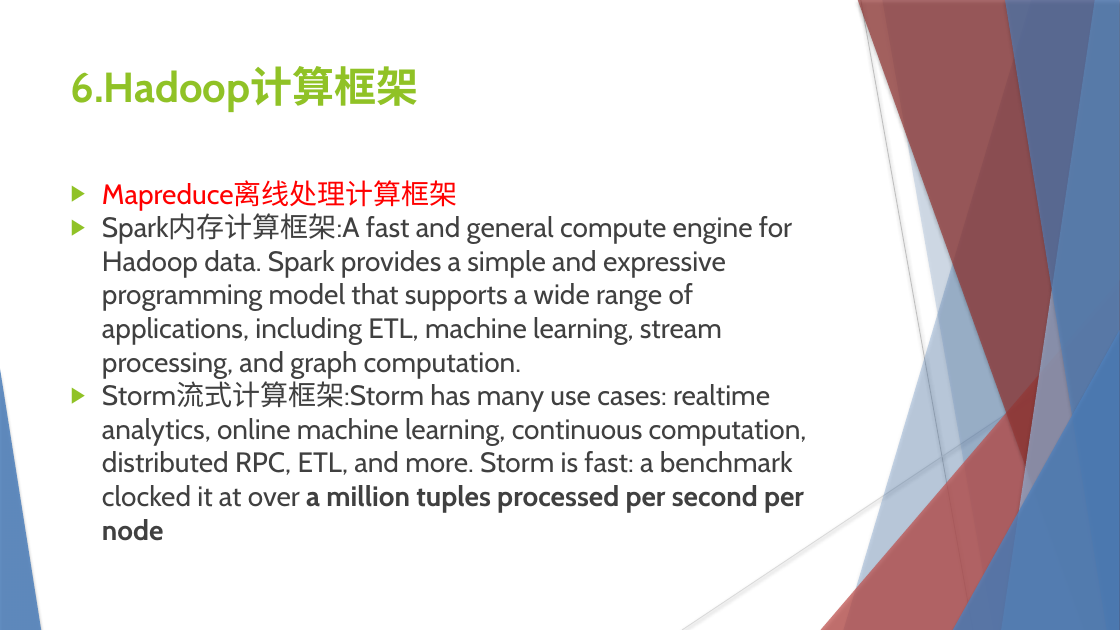
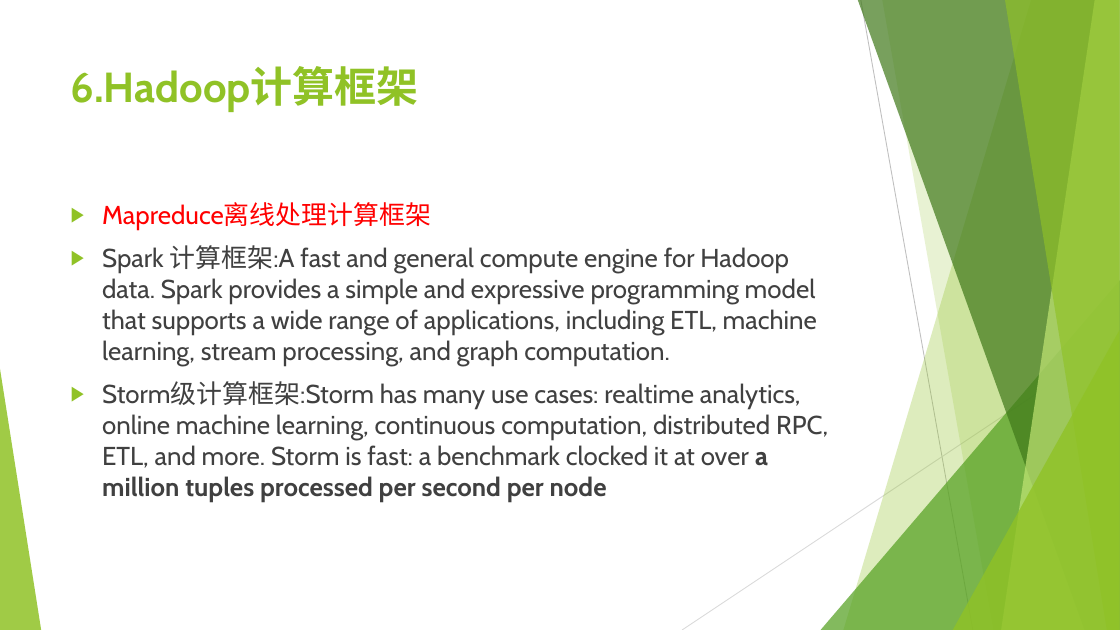
Before and after one commit to YunKillerE/learning-record, a slide deck: slide 38 of HADOOP.pptx. Drawn at 1120x630 pixels with LibreOffice and Linux fonts; fonts in the diff are those of the drawing. Boxes give left, top, right and bottom in pixels: in the first picture for what was removed or moved away, otherwise in the second. Text is boxed around its words. In the diff, an @@ line names an element or a change of style, - is before the commit and + after.

Commit message:
modify hadoop.pptx error

```diff
--- a/HADOOP.pptx
+++ b/HADOOP.pptx
@@ freeform shape at (844, 0, 1120, 630): fill #4F81BD at 30% opacity to #90C226 at 30% opacity; shadow off @@
@@ freeform shape at (858, 0, 1120, 630): fill #953735 at 70% opacity to #3F7819 at 70% opacity; shadow off @@
@@ line (861, 0) - (973, 630): stroke #BFBFBF 0.74 pt to #BFBFBF 0.75 pt @@
@@ freeform shape at (882, 0, 1120, 630): fill #4F81BD at 20% opacity to #90C226 at 20% opacity; shadow off; outline redrawn @@
@@ freeform shape at (1002, 0, 1120, 630): fill #95B3D7 at 70% opacity to #C0E474 at 70% opacity; shadow off @@
@@ freeform shape at (1005, 0, 1120, 630): fill #4F81BD at 65% opacity to #90C226 at 65% opacity; shadow off @@
@@ text at (102, 203, 431, 230): size 24 to 22.2 pt in "Mapreduce离线处理计算框架"; indent changed; more space between paragraphs @@
@@ text at (102, 245, 828, 502): text changed; size 24 to 22.2 pt @@
-▶ Spark内存计算框架:A fast and general compute engine for Hadoop data. Spark provides a simple and expressive programming model that supports a wide range of applications, including ETL, machine learning, stream processing, and graph computation.
-▶ Storm流式计算框架:Storm has many use cases: realtime analytics, online machine learning, continuous computation, distributed RPC, ETL, and more. Storm is fast: a benchmark clocked it at over a million tuples processed per second per node
+▶ Spark 计算框架:A fast and general compute engine for Hadoop data. Spark provides a simple and expressive programming model that supports a wide range of applications, including ETL, machine learning, stream processing, and graph computation.
+▶ Storm级计算框架:Storm has many use cases: realtime analytics, online machine learning, continuous computation, distributed RPC, ETL, and more. Storm is fast: a benchmark clocked it at over a million tuples processed per second per node
@@ triangle at (821, 280, 1120, 630): fill #C0504D at 72% opacity to #54A021 at 72% opacity; shadow off @@
@@ line (1120, 339) - (682, 630): stroke #D9D9D9 0.74 pt to #D9D9D9 0.75 pt @@
@@ triangle at (953, 330, 1120, 630): fill #4F81BD at 80% opacity to #90C226 at 80% opacity; shadow off @@
@@ triangle at (0, 369, 41, 630): fill #4F81BD at 85% opacity to #90C226 at 85% opacity; shadow off @@
```
Also in this commit, not shown: 52 other slides changed, 1 other file.
